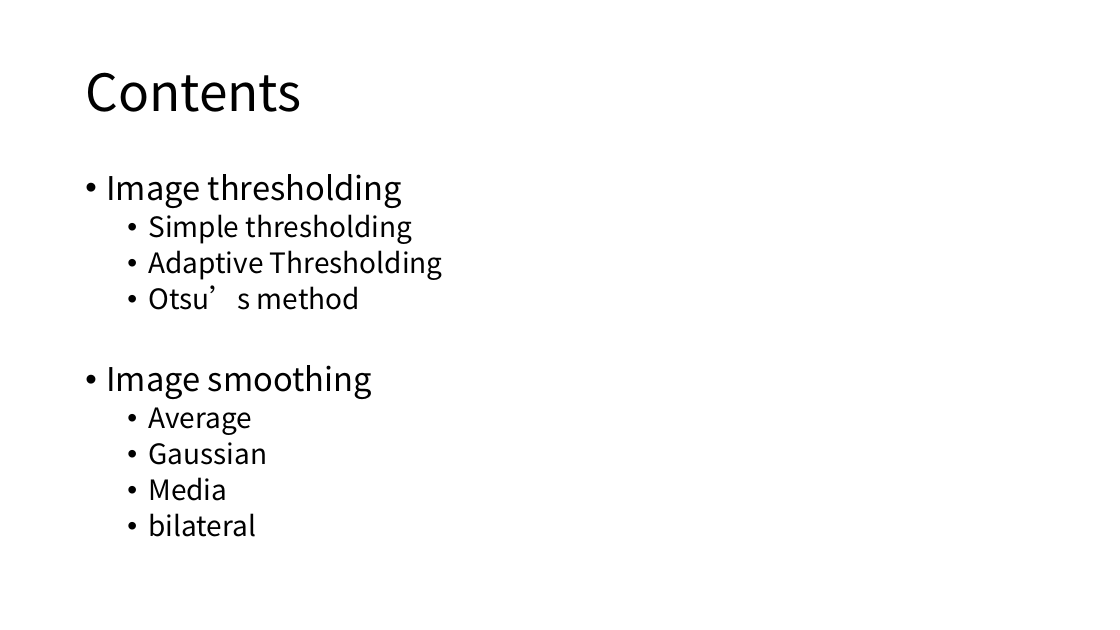
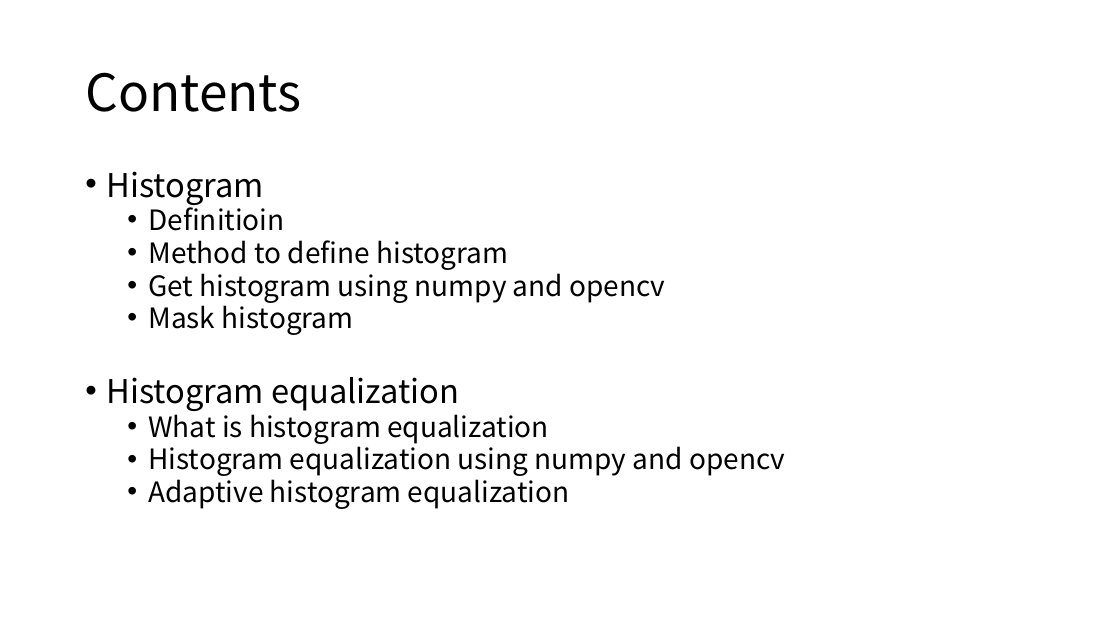
Before and after one commit to limax2008/Image-Processing-class2020, a slide deck: slide 2 of PPT/9th_class_imgeHistogram.pptx. Drawn at 1120x630 pixels with LibreOffice and Linux fonts; fonts in the diff are those of the drawing. Boxes give left, top, right and bottom in pixels: in the first picture for what was removed or moved away, otherwise in the second. Text is boxed around its words. In the diff, an @@ line names an element or a change of style, - is before the commit and + after.

```diff
--- a/PPT/9th_class_imgeHistogram.pptx
+++ b/PPT/9th_class_imgeHistogram.pptx
@@ text at <box>106,171,785,509</box>: text changed @@
-• Image thresholding
-  • Simple thresholding
-  • Adaptive Thresholding
-  • Otsu’s method
-• Image smoothing
-  • Average
-  • Gaussian
-  • Media
-  • bilateral
+• Histogram
+  • Definitioin
+  • Method to define histogram
+  • Get histogram using numpy and opencv
+  • Mask histogram
+• Histogram equalization
+  • What is histogram equalization
+  • Histogram equalization using numpy and opencv
+  • Adaptive histogram equalization
```
Also in this commit, not shown: 10 other slides changed, 3 other files.
